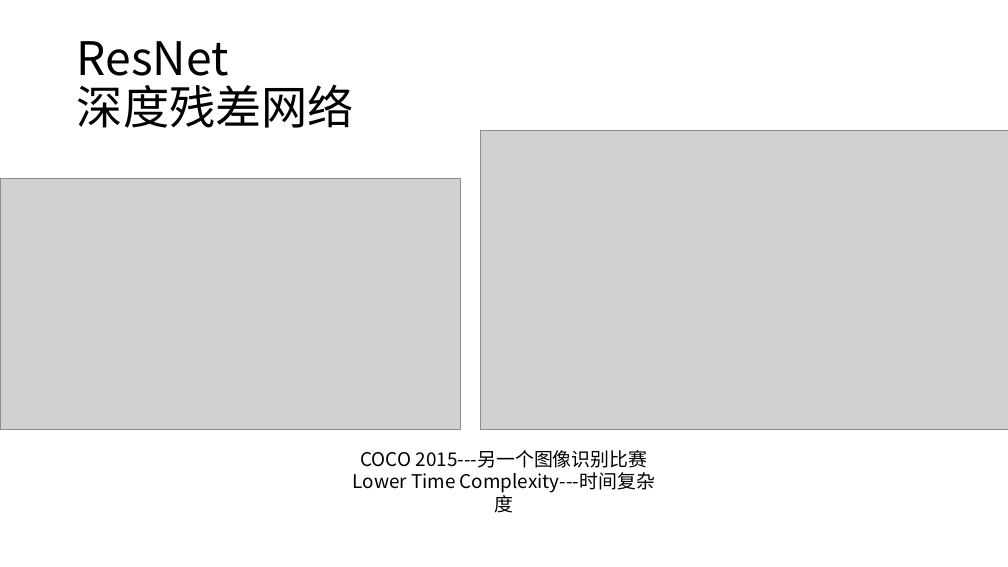
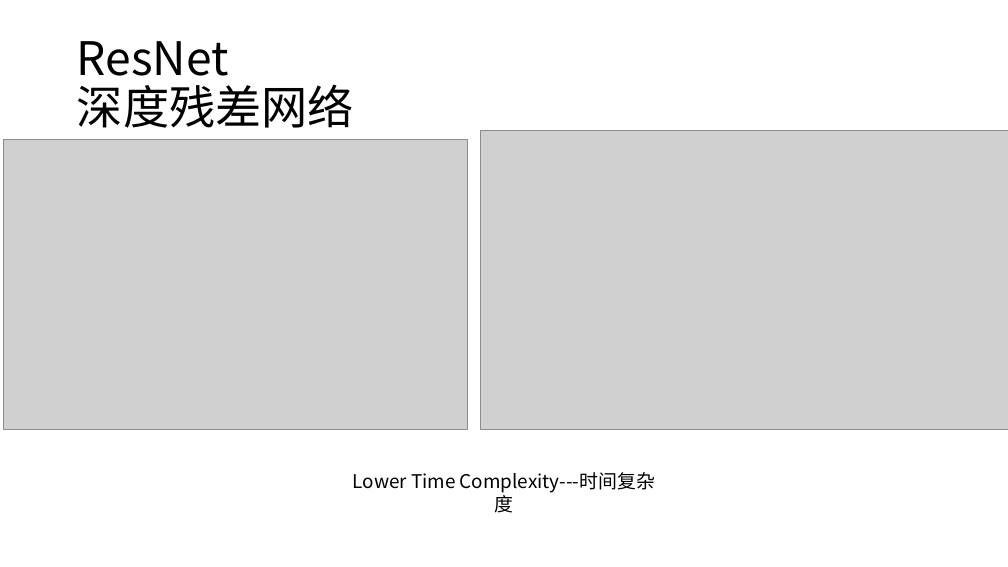
Before and after one commit to maxfff9797/MyNote, a slide deck: slide 2 of pre_fff.pptx. Drawn at 1008x567 pixels with LibreOffice and Linux fonts; fonts in the diff are those of the drawing; grey boxes stand for pictures. Boxes give left, top, right and bottom in pixels: in the first picture for what was removed or moved away, otherwise in the second. Text is boxed around its words. In the diff, an @@ line names an element or a change of style, - is before the commit and + after.

```diff
--- a/pre_fff.pptx
+++ b/pre_fff.pptx
@@ picture: place and size @@
-picture at [0,178,460,430]
+picture at [4,140,467,430]
@@ text at [360,450,648,468]: paragraph removed @@
-COCO 2015---另一个图像识别比赛
```
Also in this commit, not shown: 1 other file.
